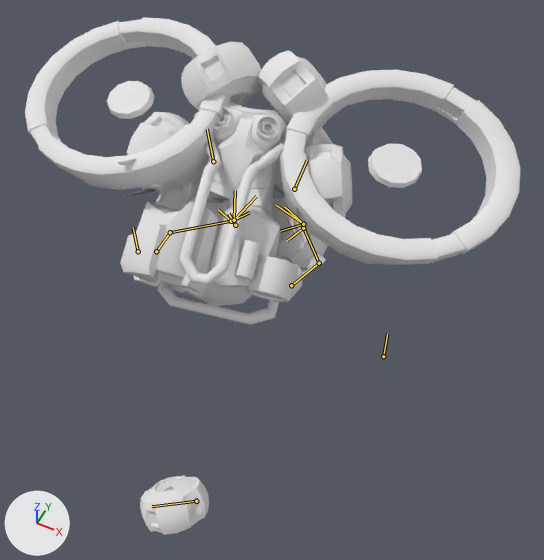
Before and after pictures for a commit that changed the Blender file client/Assets/Models/Units/BlendModels/Claymore.blend.
Before and after are seen from a 50 mm camera at (7.05, -12.53, 18.79) aimed at (0.71, 0.15, 2.94). Arrows for +X, +Y and +Z are at lower left; the lights stay in place. Both versions are drawn at frame 240 of the action 'Attack_00'; the numbers are the values there. The bones that bend it are drawn over the model as lines.
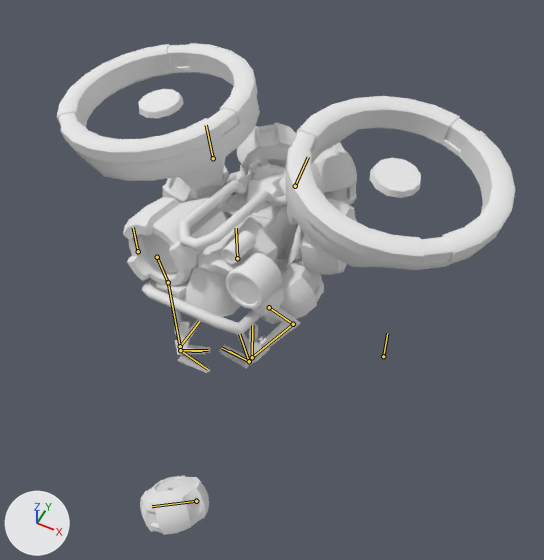
Changed parts and their boxes (x1, y1, x2, y2) in the pictures (544 x 560 px):
'mesh01', posed (8% narrower)
    before: (25, 17, 521, 535)
    after: (57, 43, 515, 535)
bone 'Body', root to tip
    before: (235, 225) to (228, 213)
    after: (237, 258) to (236, 228)

The change, as a diff of the scene's bpy script:
```diff
--- a/client/Assets/Models/Units/BlendModels/Claymore.blend.py
+++ b/client/Assets/Models/Units/BlendModels/Claymore.blend.py
@@ bone_handik @@
 bone_handik = bpy.data.objects['Armature.001'].pose.bones['HandIK']
-bone_handik.location = (-0.78, 3.02, 1.25)
+bone_handik.location = (-0.76, -0.16, -0.73)
@@ bone_body @@
 bone_body = bpy.data.objects['Armature.001'].pose.bones['Body']
-bone_body.location = (0.0, 0.16, 0.37)
+bone_body.location = (0.0, -1.09, 0.37)
@@ bone_fanbase_l @@
 bone_fanbase_l = bpy.data.objects['Armature.001'].pose.bones['FanBase.L']
-bone_fanbase_l.location = (0.14, -0.19, 0.22)
+bone_fanbase_l.location = (0.09, -0.13, 0.15)
@@ bone_handik_001 @@
 bone_handik_001 = bpy.data.objects['Armature.001'].pose.bones['HandIK.001']
-bone_handik_001.location = (0.09, 3.06, 1.04)
+bone_handik_001.location = (0.09, -0.04, -1.05)
@@ bone_fanbase_r_001 @@
 bone_fanbase_r_001 = bpy.data.objects['Armature.001'].pose.bones['FanBase.R.001']
-bone_fanbase_r_001.location = (-0.13, -0.2, 0.22)
+bone_fanbase_r_001.location = (-0.09, -0.13, 0.14)
```
